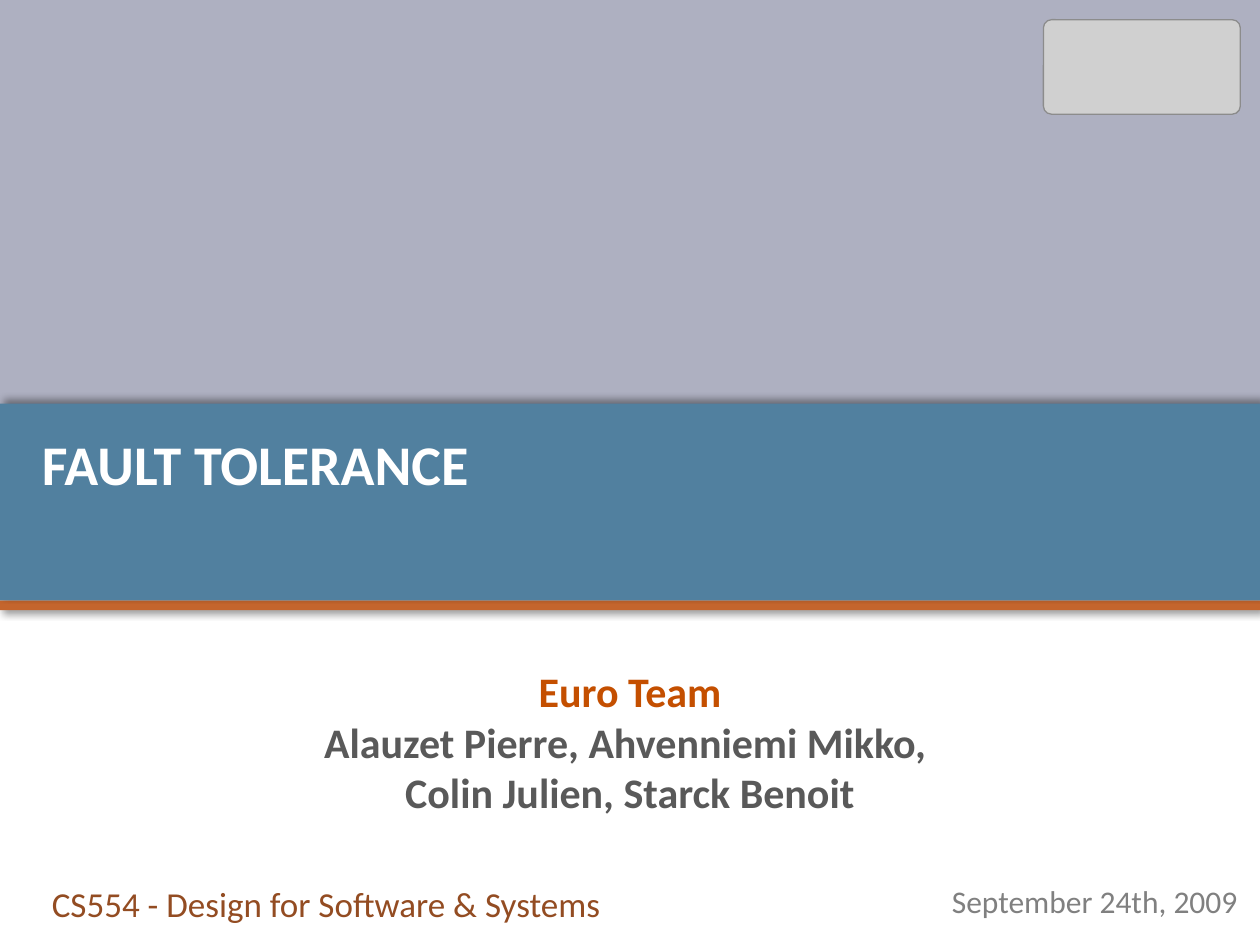
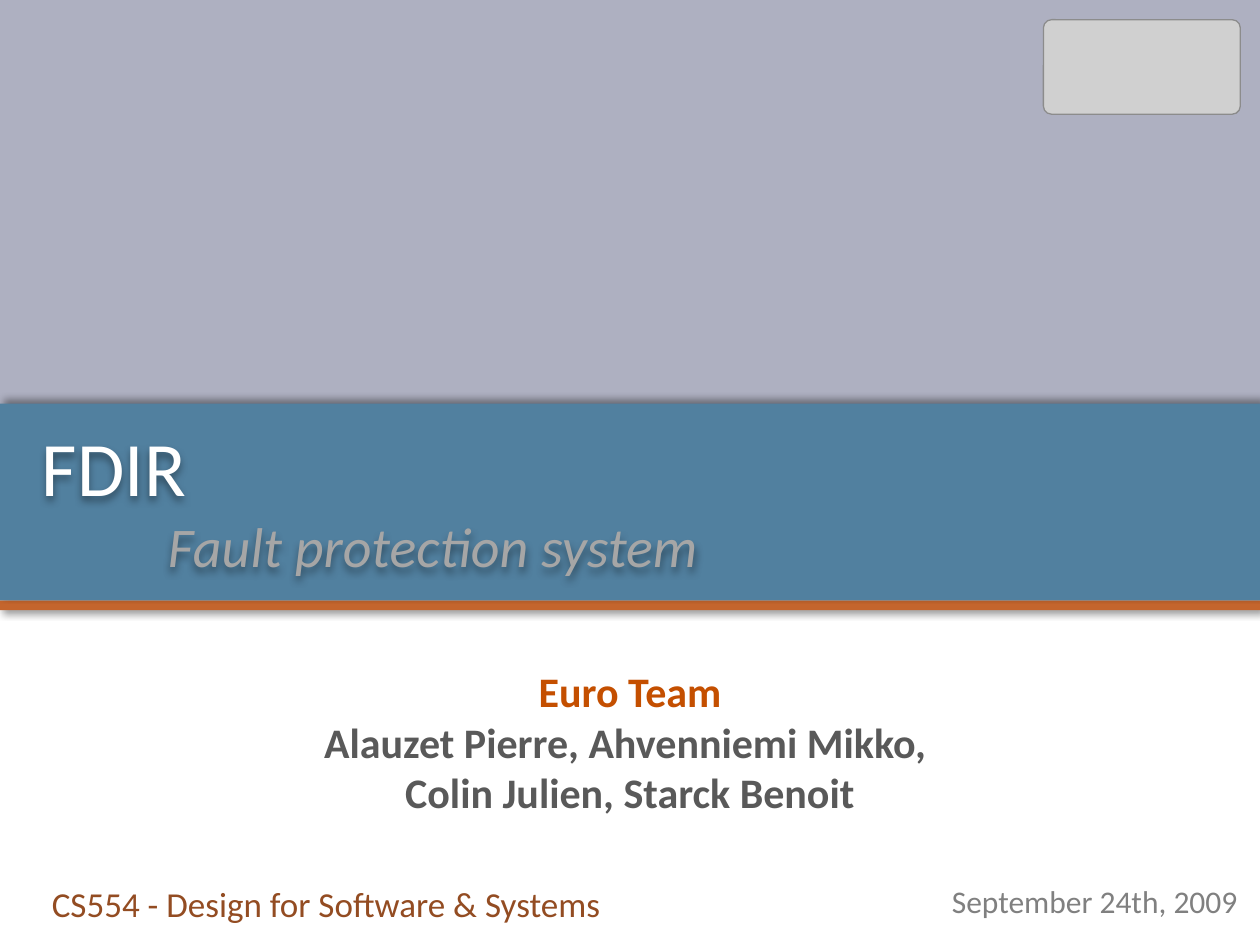
Before and after one commit to pierrealauzet/euroteam, a slide deck: slide 1 of Project 1/CS554_EuroTeam_Proposal.pptx. Drawn at 1260x945 pixels with LibreOffice and Linux fonts; fonts in the diff are those of the drawing; grey boxes stand for pictures. Boxes give left, top, right and bottom in pixels: in the first picture for what was removed or moved away, otherwise in the second. Text is boxed around its words. In the diff, an @@ line names an element or a change of style, - is before the commit and + after.

```diff
--- a/Project 1/CS554_EuroTeam_Proposal.pptx
+++ b/Project 1/CS554_EuroTeam_Proposal.pptx
@@ title at [42,446,697,576]: text changed; text colour #FFFFFF to #A6A6A6; bold off; italic on @@
-FAULT TOLERANCE
+FDIR
+Fault protection system
```
